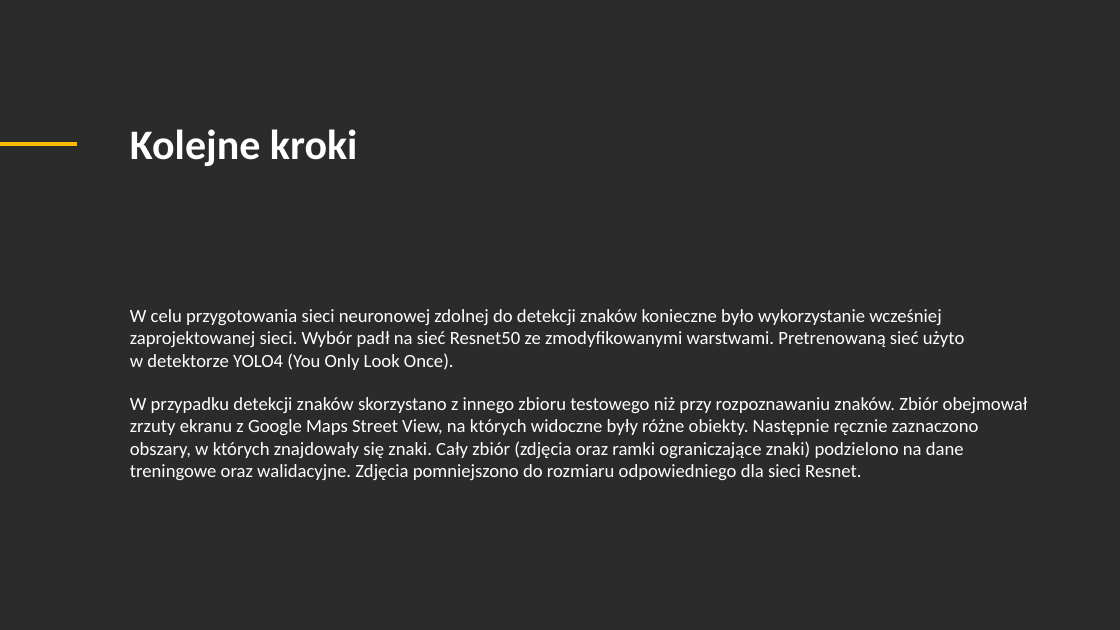
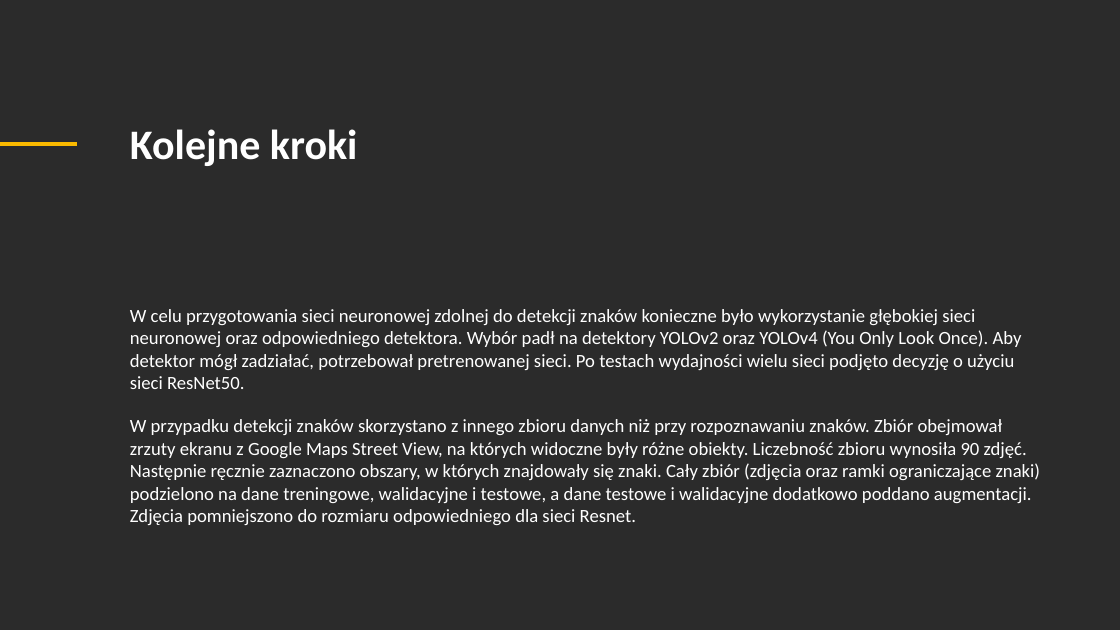
Before and after one commit to kins3i/database_traffic_signs, a slide deck: slide 14 of PUISI_Kowalska_Suchta.pptx (slide 13 before the commit). Drawn at 1120x630 pixels with LibreOffice and Linux fonts; fonts in the diff are those of the drawing; background and template pictures are left out; a plain dark background stands for a picture behind light text. Boxes give left, top, right and bottom in pixels: in the first picture for what was removed or moved away, otherwise in the second. Text is boxed around its words. In the diff, an @@ line names an element or a change of style, - is before the commit and + after.

Commit message:
presentation and doc updates

```diff
--- a/PUISI_Kowalska_Suchta.pptx
+++ b/PUISI_Kowalska_Suchta.pptx
@@ text at (130, 309, 1041, 525): text changed @@
-W celu przygotowania sieci neuronowej zdolnej do detekcji znaków konieczne było wykorzystanie wcześniej zaprojektowanej sieci. Wybór padł na sieć Resnet50 ze zmodyfikowanymi warstwami. Pretrenowaną sieć użyto w detektorze YOLO4 (You Only Look Once).
-W przypadku detekcji znaków skorzystano z innego zbioru testowego niż przy rozpoznawaniu znaków. Zbiór obejmował zrzuty ekranu z Google Maps Street View, na których widoczne były różne obiekty. Następnie ręcznie zaznaczono obszary, w których znajdowały się znaki. Cały zbiór (zdjęcia oraz ramki ograniczające znaki) podzielono na dane treningowe oraz walidacyjne. Zdjęcia pomniejszono do rozmiaru odpowiedniego dla sieci Resnet.
+W celu przygotowania sieci neuronowej zdolnej do detekcji znaków konieczne było wykorzystanie głębokiej sieci neuronowej oraz odpowiedniego detektora. Wybór padł na detektory YOLOv2 oraz YOLOv4 (You Only Look Once). Aby detektor mógł zadziałać, potrzebował pretrenowanej sieci. Po testach wydajności wielu sieci podjęto decyzję o użyciu sieci ResNet50.
+W przypadku detekcji znaków skorzystano z innego zbioru danych niż przy rozpoznawaniu znaków. Zbiór obejmował zrzuty ekranu z Google Maps Street View, na których widoczne były różne obiekty. Liczebność zbioru wynosiła 90 zdjęć. Następnie ręcznie zaznaczono obszary, w których znajdowały się znaki. Cały zbiór (zdjęcia oraz ramki ograniczające znaki) podzielono na dane treningowe, walidacyjne i testowe, a dane testowe i walidacyjne dodatkowo poddano augmentacji. Zdjęcia pomniejszono do rozmiaru odpowiedniego dla sieci Resnet.
```
Also in this commit, not shown: 1 other slide changed, 12 slides added, 5 slides removed, 15 other files.
